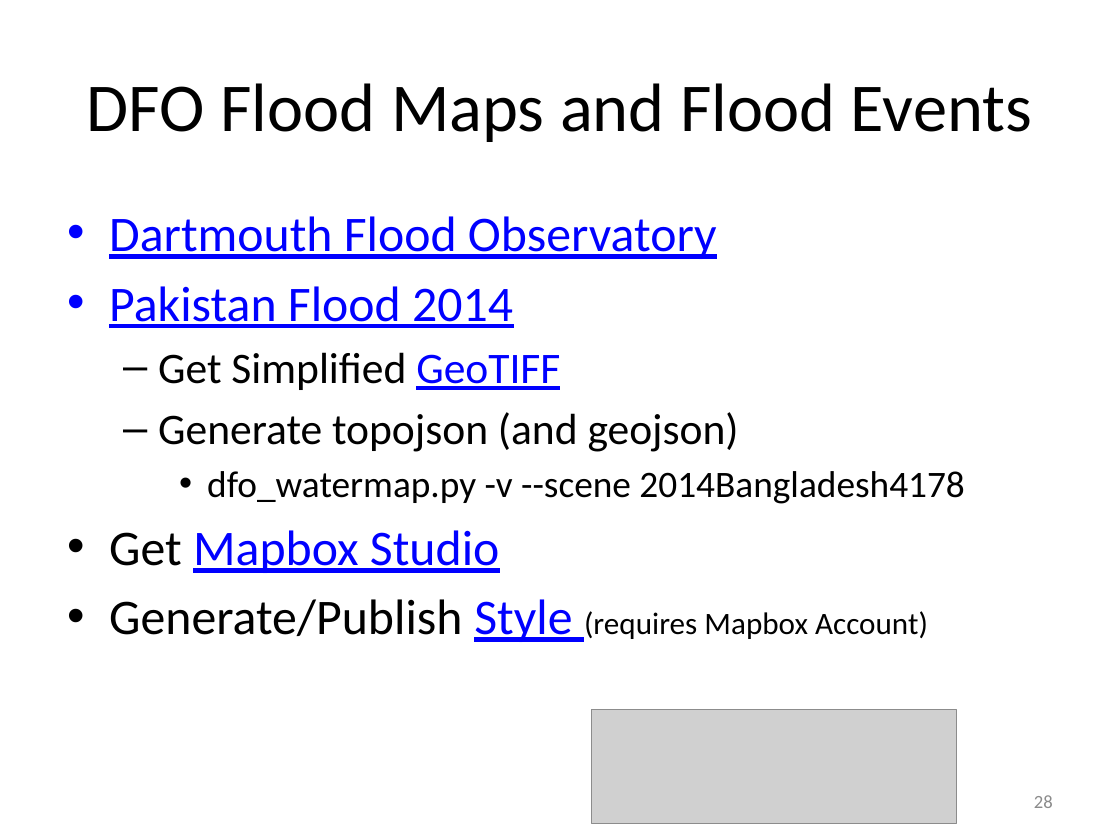
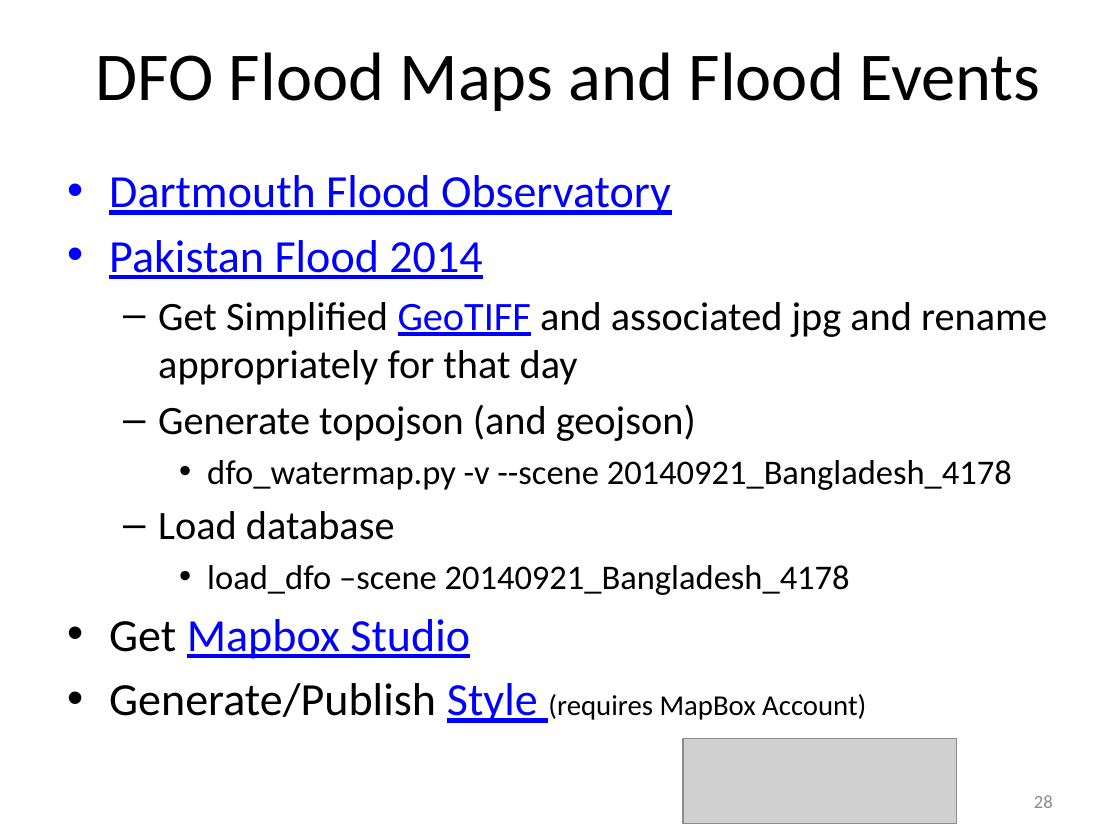
Before and after one commit to vightel/FloodMapsWorkshop, a slide deck: slide 28 of FloodMappingWorkshop.pptx. Drawn at 1120x840 pixels with LibreOffice and Linux fonts; fonts in the diff are those of the drawing; grey boxes stand for pictures. Boxes give left, top, right and bottom in pixels: in the first picture for what was removed or moved away, otherwise in the second. Text is boxed around its words. In the diff, an @@ line names an element or a change of style, - is before the commit and + after.

```diff
--- a/FloodMappingWorkshop.pptx
+++ b/FloodMappingWorkshop.pptx
@@ title "DFO Flood Maps and Flood ...": place and size @@
-title "DFO Flood Maps and Flood ..." at bbox=[87, 83, 1032, 142]
+title "DFO Flood Maps and Flood ..." at bbox=[95, 52, 1040, 111]
@@ text "Dartmouth Flood Observatory": place and size @@
-text "Dartmouth Flood Observatory" at bbox=[109, 216, 964, 642]
+text "Dartmouth Flood Observatory" at bbox=[109, 175, 1047, 723]
@@ text at bbox=[109, 175, 696, 659]: size 32 to 29.6 pt in "Dartmouth Flood Observatory", "Pakistan Flood 2014", "Get Mapbox Studio"; size 28 to 25.9 pt in "Generate topojson (and geojson)" @@
@@ text at bbox=[158, 302, 1047, 385]: text changed; size 28 to 25.9 pt @@
-  – Get Simplified GeoTIFF
+  – Get Simplified GeoTIFF and associated jpg and rename appropriately for that day
@@ text at bbox=[158, 460, 1012, 595]: text changed; size 24 to 22.2 pt @@
-    • dfo_watermap.py -v --scene 2014Bangladesh4178
+    • dfo_watermap.py -v --scene 20140921_Bangladesh_4178
+  – Load database
+    • load_dfo –scene 20140921_Bangladesh_4178
@@ text at bbox=[109, 683, 866, 723]: text changed; size 20 to 18.5 pt @@
-• Generate/Publish Style (requires Mapbox Account)
+• Generate/Publish Style (requires MapBox Account)
@@ picture: place and size @@
-picture at bbox=[591, 710, 956, 823]
+picture at bbox=[683, 738, 958, 823]
```
Also in this commit, not shown: 7 other files.
